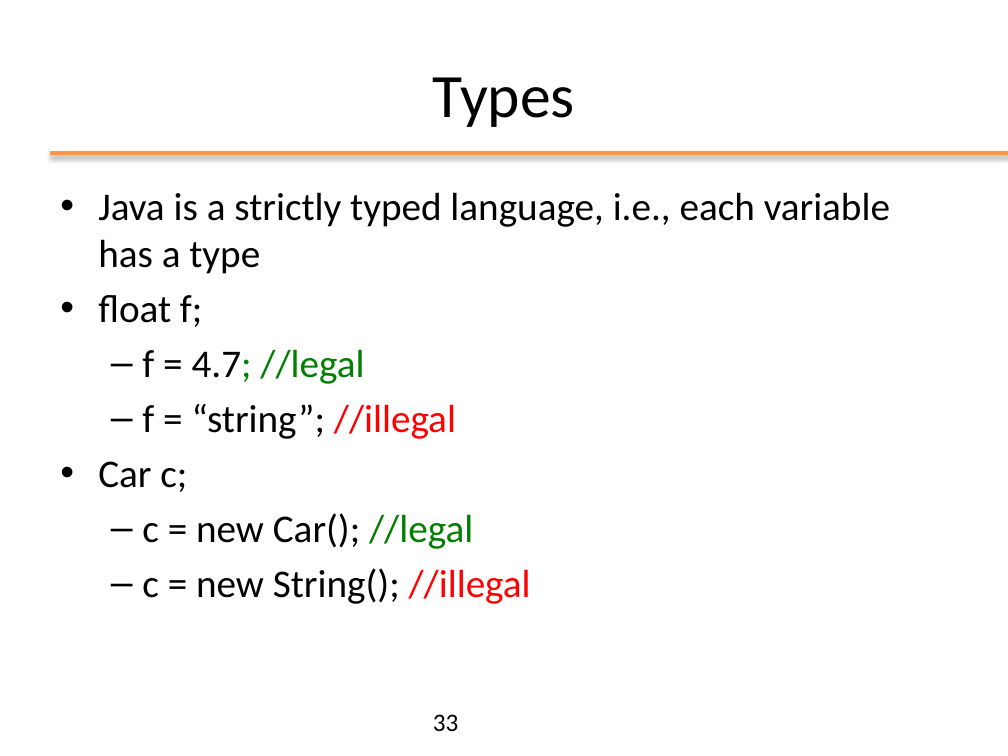
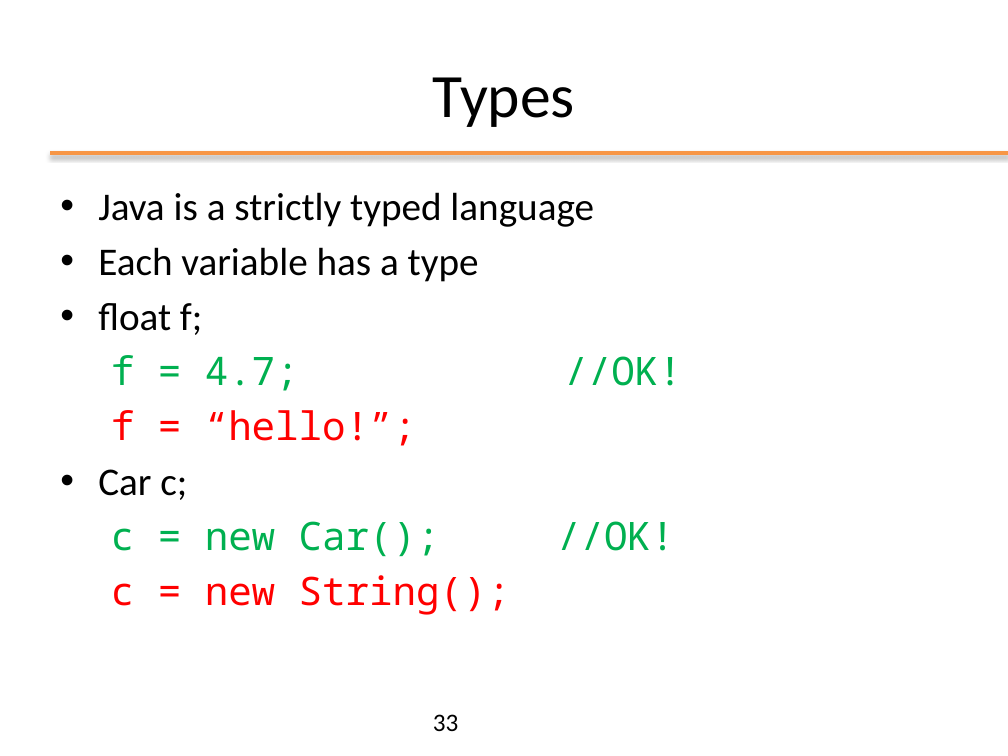
Before and after one commit to matt498/ooprogramming, a slide deck: slide 33 of slides/ppt/03_OOP_Inheritance.pptx. Drawn at 1008x756 pixels with LibreOffice and Linux fonts; fonts in the diff are those of the drawing; background and template pictures are left out. Boxes give left, top, right and bottom in pixels: in the first picture for what was removed or moved away, otherwise in the second. Text is boxed around its words. In the diff, an @@ line names an element or a change of style, - is before the commit and + after.

```diff
--- a/slides/ppt/03_OOP_Inheritance.pptx
+++ b/slides/ppt/03_OOP_Inheritance.pptx
@@ text at (98,192,594,282): text changed @@
-• Java is a strictly typed language, i.e., each variable has a type
+• Java is a strictly typed language
+• Each variable has a type
@@ text at (111,355,681,446): text changed; font Calibri to Noto Sans Mono; text colour #000000 to #00B050 @@
-  – f = 4.7; //legal
-  – f = “string”; //illegal
+  f = 4.7; //OK!
+  f = “hello!”;
@@ text at (111,521,674,615): text changed; font Calibri to Noto Sans Mono; text colour #000000 to #00B050 @@
-  – c = new Car(); //legal
-  – c = new String(); //illegal
+  c = new Car(); //OK!
+  c = new String();
```
Also in this commit, not shown: 8 other slides changed, 2 slides added, 1 slide removed, 4 other files.
